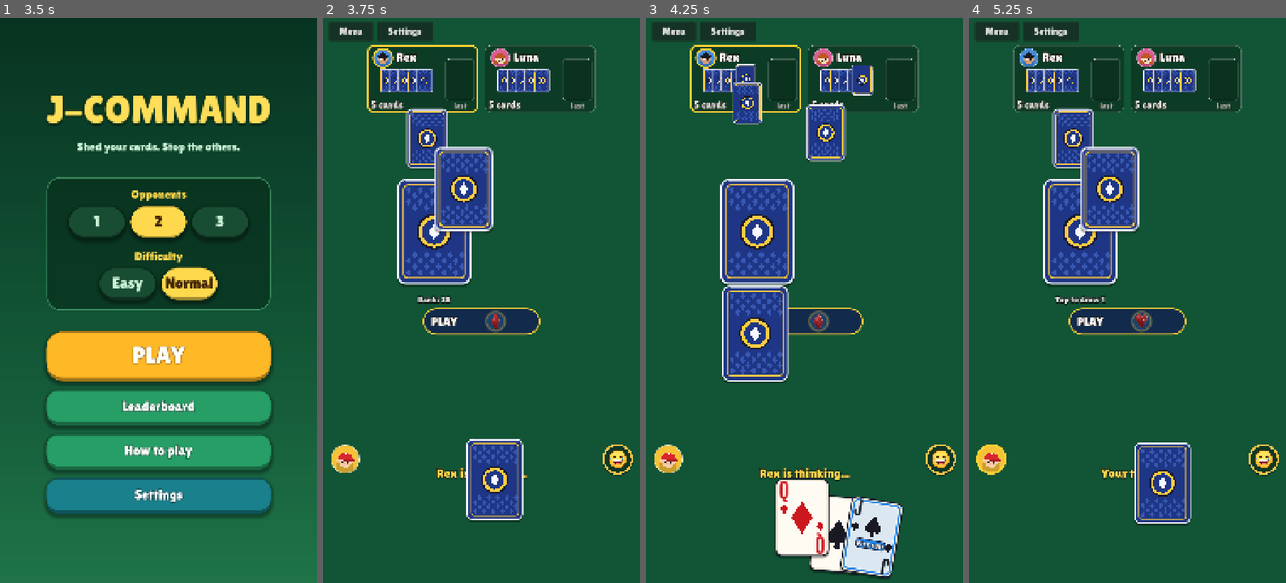
Above: before the commit, frames 1-4 (left to right).
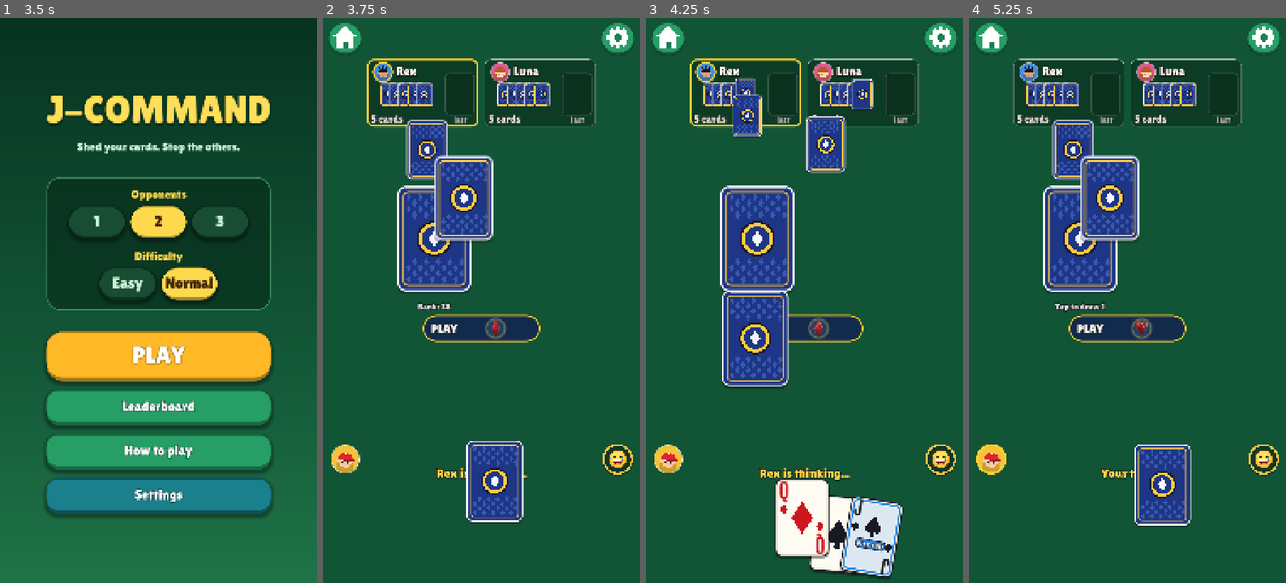
Above: after the commit, the same moments.

Repository: lambou/jcommand-cards-monorepo
Game: Godot game, scene res://scenes/main.tscn
Two runs of this game, one before a commit and one after it. Both use one fixed random seed, a clock stepped at 60 frames per second and the inputs below.
Inputs (mouse positions are in pixels of both pictures, inside the frame that each line leads up to; where the layout moved, square brackets give the same spot in the first picture):
- Up to frame 1 (3.5 s): click "Easy" at 0.5 s; click "Easy" at 1.25 s; click "Normal" at 2 s; click "Normal" at 2.75 s
- Up to frame 2 (3.75 s): click "PLAY" at 3.5 s
- Up to frame 3 (4.25 s): no input
- Up to frame 4 (5.25 s): click (991, 40) [997, 29] at 4.25 s; click "PLAY" at 5 s

Frame 1 is identical in both runs. In frame 2, 13% of the frame differs, in the area x 1-98%, y 0-90%; in frame 3, 12%; in frame 4, 12%.

Commit message:
Replace table Menu/Settings text buttons with touch-sized icon buttons
Add UI.icon_button (home/gear, 110px, soft shadow) to the design system,
move the settings button to the top-right and push opponents down.

Co-Authored-By: Claude Sonnet 5.5 <noreply@anthropic.com>

Diff:
--- a/apps/mobile/scripts/ui/table.gd
+++ b/apps/mobile/scripts/ui/table.gd
@@ -183,18 +183,10 @@
 	message_label = _label(40, Color(1, 1, 1))
 	banner_label = _label(44, Color(1.0, 0.85, 0.3))
 
-	menu_button = Button.new()
-	menu_button.text = "Menu"
-	menu_button.add_theme_font_size_override("font_size", 32)
-	menu_button.custom_minimum_size = Vector2(150, 64)
-	menu_button.pressed.connect(func(): game.stop(); quit_to_menu.emit())
+	menu_button = UI.icon_button("home", func(): game.stop(); quit_to_menu.emit())
 	add_child(menu_button)
 
-	settings_button = Button.new()
-	settings_button.text = "Settings"
-	settings_button.add_theme_font_size_override("font_size", 32)
-	settings_button.custom_minimum_size = Vector2(190, 64)
-	settings_button.pressed.connect(_open_settings)
+	settings_button = UI.icon_button("gear", _open_settings)
 	add_child(settings_button)
 
 	fx = Control.new() # flying cards live here, above the hand
@@ -357,7 +349,7 @@
 	var w := size.x
 	var h := size.y
 	menu_button.position = Vector2(20, 14)
-	settings_button.position = Vector2(184, 14)
+	settings_button.position = Vector2(w - 20.0 - UI.ICON_BTN, 14)
 
 	# Opponents.
 	var n := opp_views.size()
@@ -366,7 +358,7 @@
 	var oh := minf(230.0, h * 0.125)
 	var total := ow * n + gap * float(maxi(n - 1, 0))
 	var x := (w - total) / 2.0
-	var oy := 92.0
+	var oy := 140.0
 	for id in opp_views:
 		var v: Control = opp_views[id]
 		v.size = Vector2(ow, oh)
--- a/apps/mobile/scripts/ui/ui_kit.gd
+++ b/apps/mobile/scripts/ui/ui_kit.gd
@@ -48,7 +48,8 @@
 const BTN_H := 120
 const PILL_W := 190
 const PILL_H := 110
-const MARGIN_SCREEN := 50   # edge margin for full-screen content
+const ICON_BTN := 110       # icon-only HUD button (touch target)
+const MARGIN_SCREEN := 50  # edge margin for full-screen content
 
 enum Variant { PRIMARY, SECONDARY, TERTIARY, DANGER }
 
@@ -265,6 +266,45 @@
 	return b
 
 
+## Round icon-only button (HUD). kind: "home" or "gear". Touch-sized (ICON_BTN).
+static func icon_button(kind: String, on_press: Callable, variant: Variant = Variant.SECONDARY) -> Button:
+	var face := face_color(variant)
+	var b := Button.new()
+	b.focus_mode = Control.FOCUS_NONE
+	b.custom_minimum_size = Vector2(ICON_BTN, ICON_BTN)
+	b.size = Vector2(ICON_BTN, ICON_BTN)
+	_apply_states(b, face, ICON_BTN / 2, 8)
+	for state in ["normal", "hover", "pressed"]:   # softer shadow than full-size buttons
+		var sb: StyleBoxFlat = b.get_theme_stylebox(state)
+		sb.shadow_color = Color(0, 0, 0, 0.18)
+		sb.shadow_size = 5 if state != "pressed" else 2
+		sb.shadow_offset = Vector2(0, 3)
+	var art := Control.new()
+	art.set_anchors_and_offsets_preset(Control.PRESET_FULL_RECT)
+	art.mouse_filter = Control.MOUSE_FILTER_IGNORE
+	art.draw.connect(_draw_icon.bind(art, kind))
+	b.add_child(art)
+	b.pressed.connect(on_press)
+	return b
+
+
+static func _draw_icon(c: Control, kind: String) -> void:
+	var ctr := c.size / 2.0 - Vector2(0, 3)
+	var u := ICON_BTN / 100.0
+	if kind == "home":
+		var roof := PackedVector2Array([ctr + Vector2(0, -34) * u, ctr + Vector2(-38, -2) * u, ctr + Vector2(38, -2) * u])
+		c.draw_colored_polygon(roof, TEXT)
+		c.draw_rect(Rect2(ctr + Vector2(-26, -4) * u, Vector2(52, 38) * u), TEXT)
+		c.draw_rect(Rect2(ctr + Vector2(-8, 12) * u, Vector2(16, 22) * u), EMERALD.darkened(0.2))
+	else:
+		for i in 8:
+			var a := TAU * i / 8.0
+			var d := Vector2.from_angle(a)
+			c.draw_line(ctr + d * 22.0 * u, ctr + d * 34.0 * u, TEXT, 13.0 * u)
+		c.draw_circle(ctr, 27.0 * u, TEXT)
+		c.draw_circle(ctr, 12.0 * u, EMERALD.darkened(0.2))
+
+
 ## Small round-ish +/- button.
 static func stepper(text: String, on_press: Callable) -> Button:
 	var b := Button.new()
Not shown, changed: apps/mobile/DESIGN_SYSTEM.md
